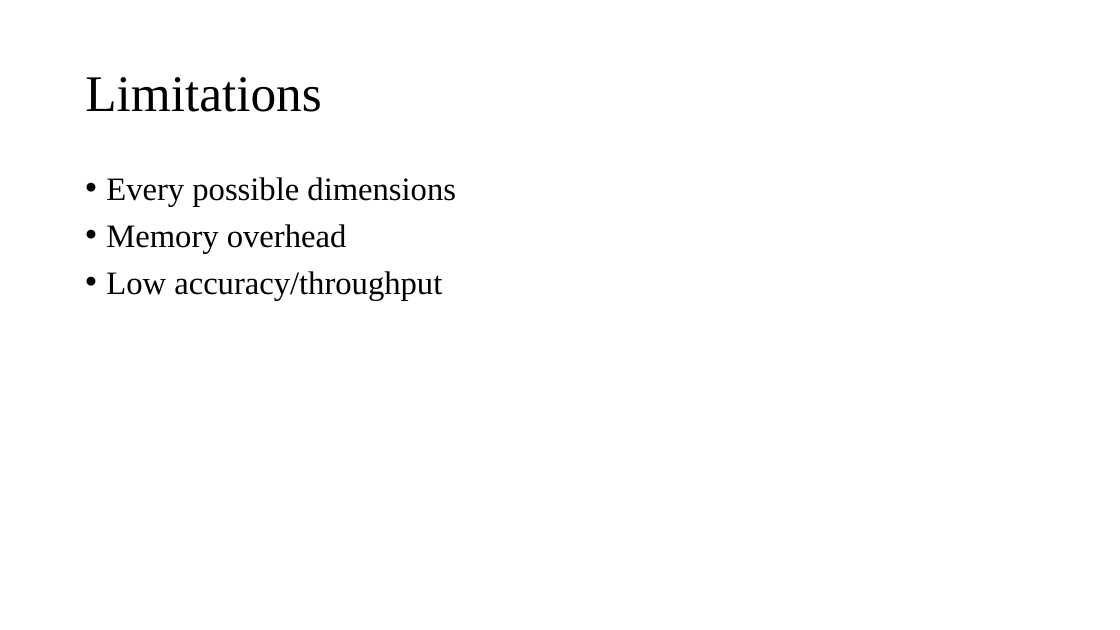
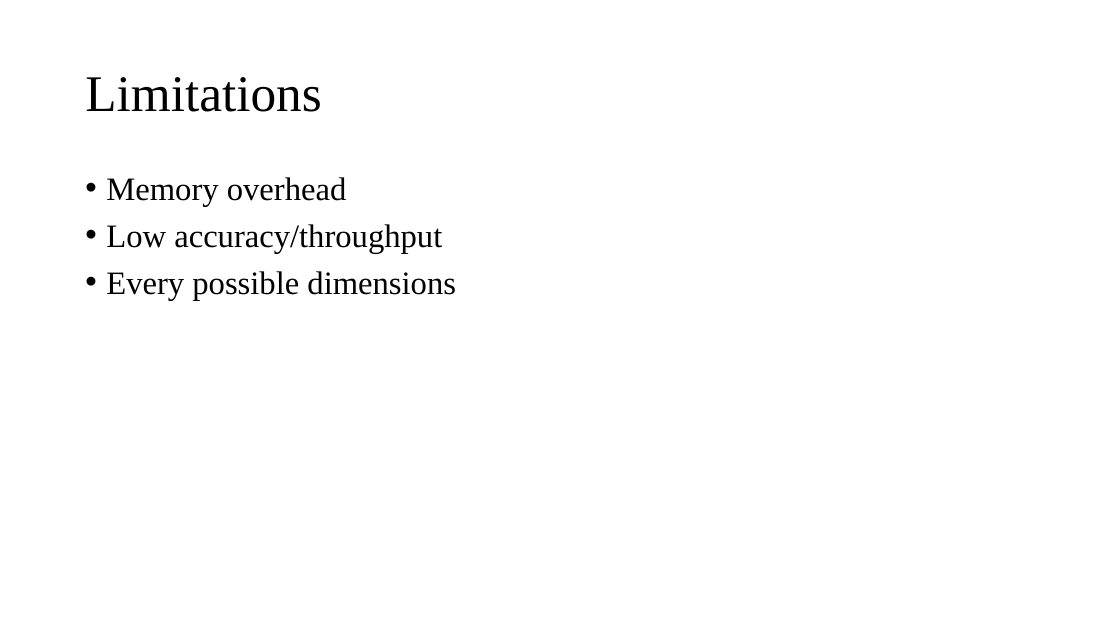
Before and after one commit to Lipox/Dimension, a slide deck: slide 6 of dimensions.pptx. Drawn at 1120x630 pixels with LibreOffice and Linux fonts; fonts in the diff are those of the drawing. Boxes give left, top, right and bottom in pixels: in the first picture for what was removed or moved away, otherwise in the second. Text is boxed around its words. In the diff, an @@ line names an element or a change of style, - is before the commit and + after.

```diff
--- a/dimensions.pptx
+++ b/dimensions.pptx
@@ text at [106,177,456,206]: paragraph removed @@
-• Every possible dimensions
@@ text at [106,271,456,300]: paragraph added @@
+• Every possible dimensions
```
Also in this commit, not shown: 1 other slide changed.
